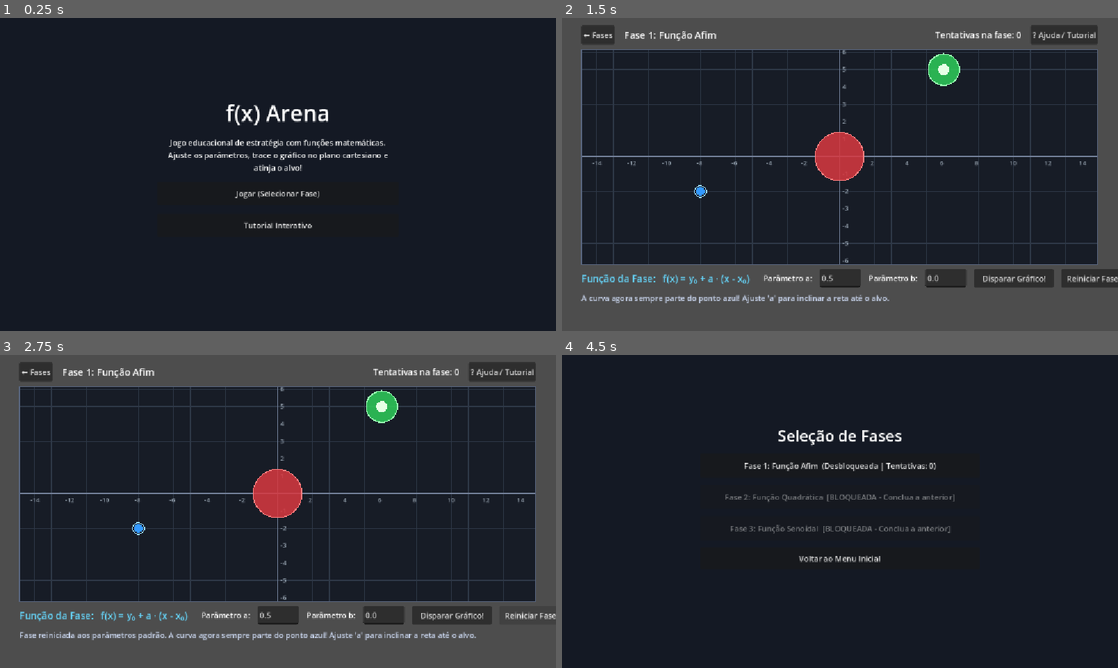
Above: before the commit, frames 1-4 (two rows, left to right).
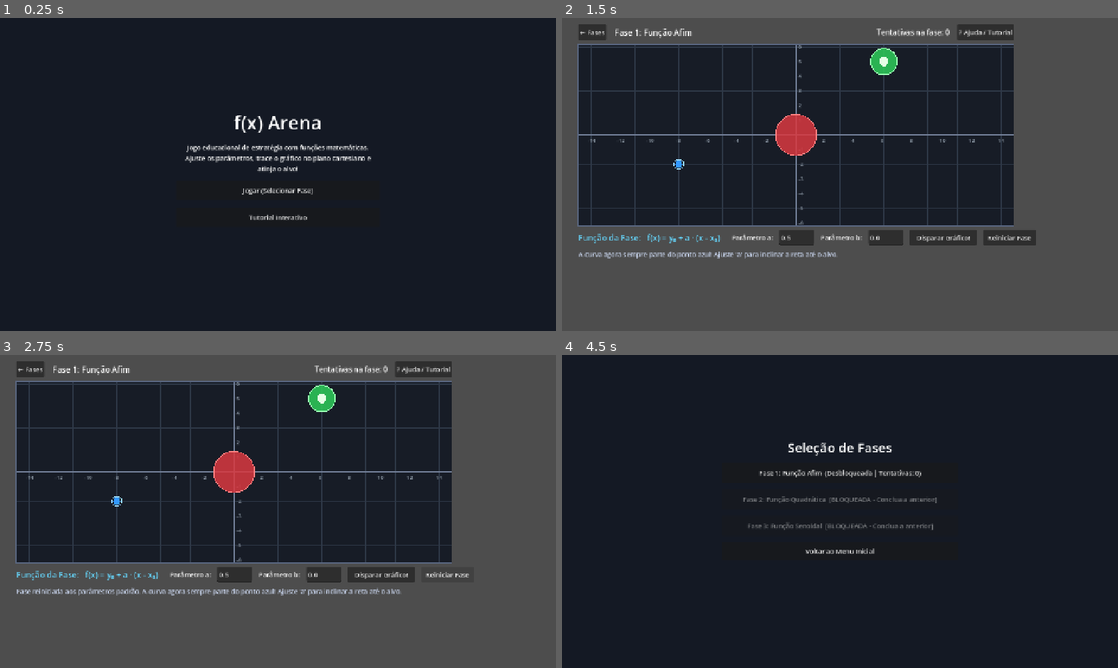
Above: after the commit, the same moments.

Repository: KBertol/f-x-_arena
Game: Godot game, scene res://main.tscn
Same seed, same stepped clock (60 frames per second), same inputs: the game is played once before the commit and once after it.
Inputs:
- Up to frame 1 (0.25 s): no input
- Up to frame 2 (1.5 s): click "Jogar (Selecionar Fase)" at 0.5 s; click "Fase 1: Função Afim (Desbloqu…" at 1.25 s
- Up to frame 3 (2.75 s): click "Reiniciar Fase" at 2 s
- Up to frame 4 (4.5 s): click "Reiniciar Fase" at 2.75 s; click "Reiniciar Fase" at 3.5 s; click "← Fases" at 4.25 s

The runs differ from the first frame. In frame 1, 2.8% of the frame differs, in the area x 30-70%, y 27-68%; in frame 2, 33%; in frame 3, 33%, in the area x 2-100%, y 2-92%; in frame 4, 2.7%.

Commit message:
correções

Diff:
--- a/project.godot
+++ b/project.godot
@@ -21,6 +21,9 @@
 
 [display]
 
+window/size/viewport_width=1366
+window/size/viewport_height=768
+window/size/mode=3
 window/stretch/mode="canvas_items"
 window/stretch/aspect="expand"
 
